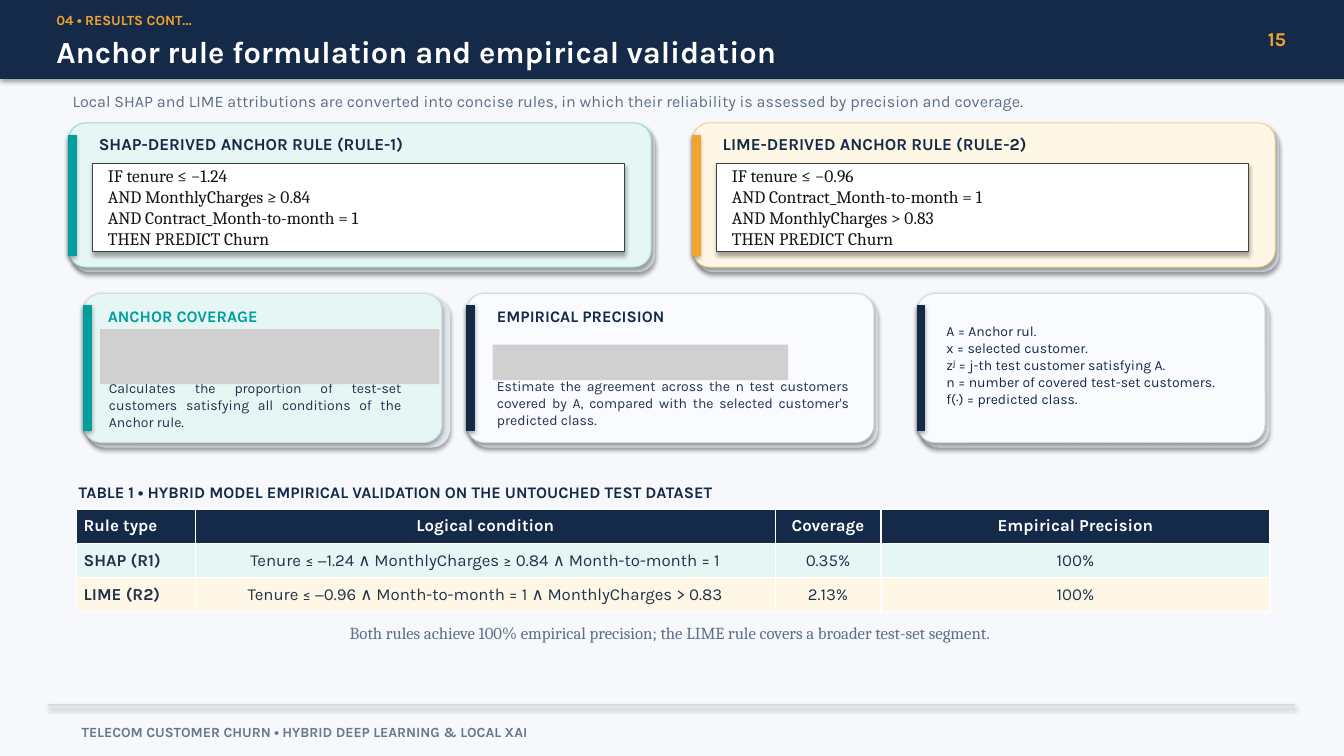
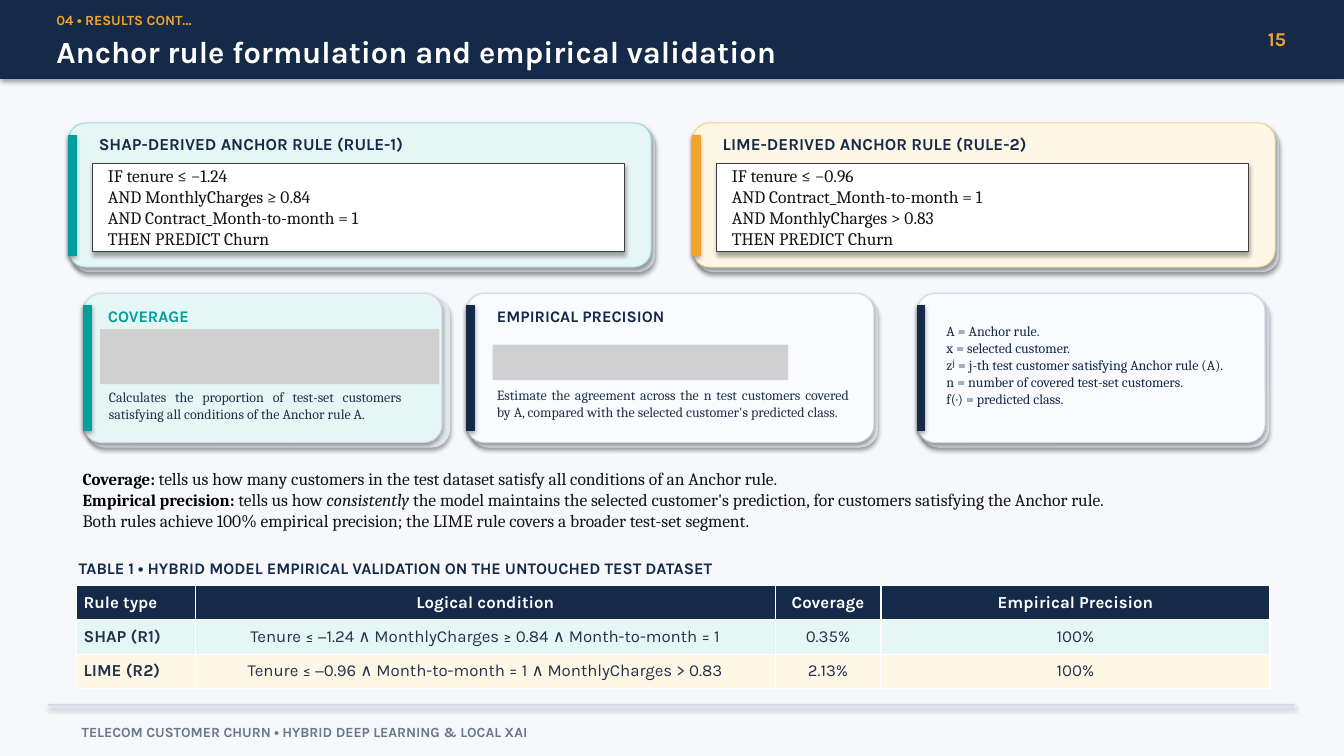
Before and after one commit to FanuelMichael/XAI_course-work, a slide deck: slide 15 of Power-point presentation/Presentation.pptx. Drawn at 1344x756 pixels with LibreOffice and Linux fonts; fonts in the diff are those of the drawing; grey boxes stand for pictures. Boxes give left, top, right and bottom in pixels: in the first picture for what was removed or moved away, otherwise in the second. Text is boxed around its words. In the diff, an @@ line names an element or a change of style, - is before the commit and + after.

```diff
--- a/Power-point presentation/Presentation.pptx
+++ b/Power-point presentation/Presentation.pptx
@@ text removed at [73,96,1023,111] @@
-Local SHAP and LIME attributions are converted into concise rules, in which their reliability is assessed by precision and coverage.
@@ text at [108,311,189,322]: text changed @@
-ANCHOR COVERAGE
+COVERAGE
@@ text at [946,326,1223,407]: text changed; font Karla to Cambria @@
-A = Anchor rul.
-x = selected customer.
-zʲ = j-th test customer satisfying A.
-n = number of covered test-set customers.
-f(·) = predicted class.
+A = Anchor rule.
+x = selected customer.
+zʲ = j-th test customer satisfying Anchor rule (A).
+n = number of covered test-set customers.
+f(·) = predicted class.
@@ text "Estimate the agreement across the ..." at [497,390,849,420]: font Karla to Cambria @@
@@ text at [109,392,402,422]: text changed; font Karla to Cambria @@
-Calculates the proportion of test-set customers satisfying all conditions of the Anchor rule.
+Calculates the proportion of test-set customers satisfying all conditions of the Anchor rule A.
@@ text added at [83,472,1103,531], 12.5 pt, text #141414 @@
+Coverage: tells us how many customers in the test dataset satisfy all conditions of an Anchor rule.
+Empirical precision: tells us how consistently the model maintains the selected customer's prediction, for customers satisfying the Anchor rule.
+Both rules achieve 100% empirical precision; the LIME rule covers a broader test-set segment.
@@ text "TABLE 1 • HYBRID MODEL ...": place and size @@
-text "TABLE 1 • HYBRID MODEL ..." at [79,487,712,499]
+text "TABLE 1 • HYBRID MODEL ..." at [79,563,712,575]
@@ table: place and size @@
-table at [77,509,1270,612]
+table at [77,586,1270,689]
@@ text removed at [350,627,990,643] @@
-Both rules achieve 100% empirical precision; the LIME rule covers a broader test-set segment.
```
Also in this commit, not shown: 3 other slides changed, 1 other file.
